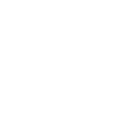
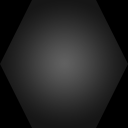
Layer changes from the first 128px x 128px image to the second:
added layer "Фигура 1 копия 8" (38%) above "Фигура 1 копия 7" over [0, 0, 128, 128]
renamed "Фон" to "Слой 0", showed it over [0, 0, 128, 128]
